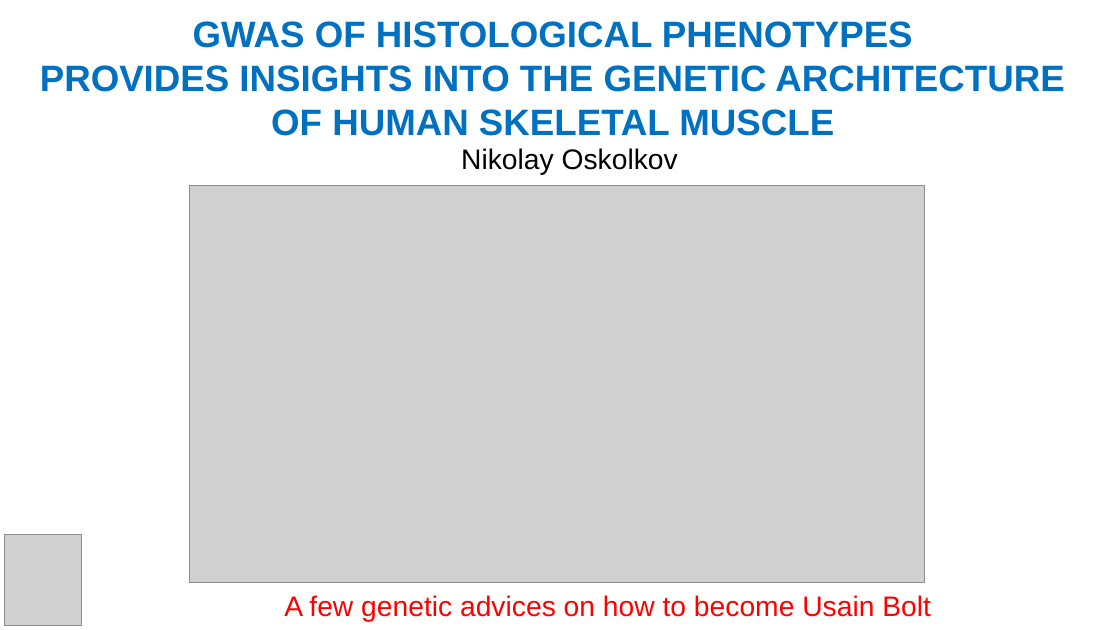
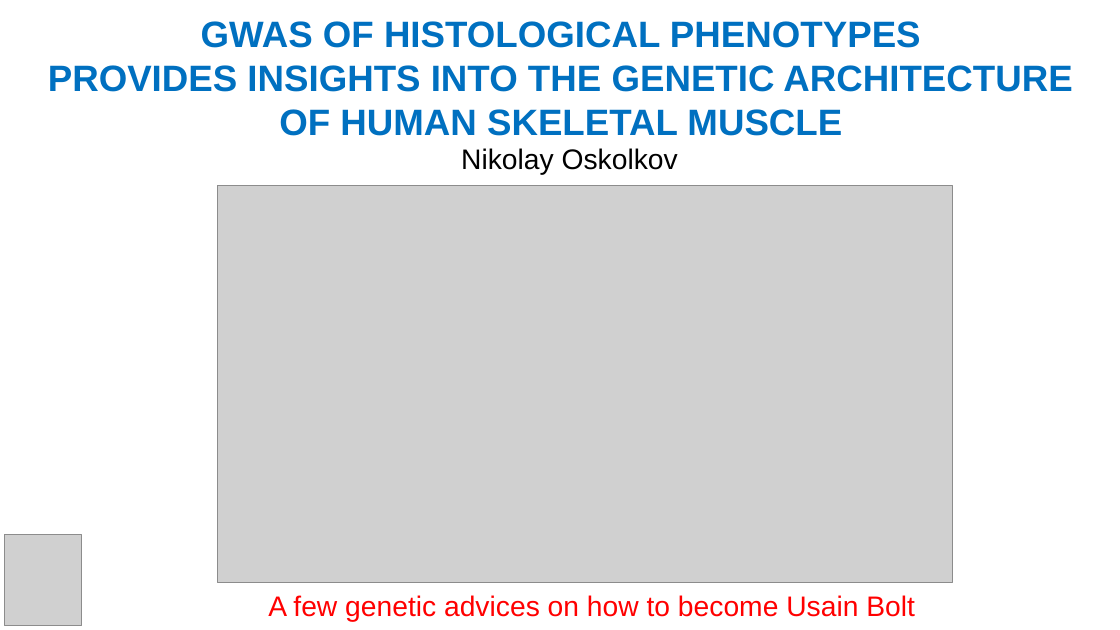
Before and after one commit to NikolayOskolkov/GWAS, a slide deck: slide 3 of slides/Day2/GWAS.pptx. Drawn at 1120x630 pixels with LibreOffice and Linux fonts; fonts in the diff are those of the drawing; grey boxes stand for pictures. Boxes give left, top, right and bottom in pixels: in the first picture for what was removed or moved away, otherwise in the second. Text is boxed around its words. In the diff, an @@ line names an element or a change of style, - is before the commit and + after.

```diff
--- a/slides/Day2/GWAS.pptx
+++ b/slides/Day2/GWAS.pptx
@@ text "GWAS OF HISTOLOGICAL PHENOTYPES PROVIDES ...": place and size @@
-text "GWAS OF HISTOLOGICAL PHENOTYPES PROVIDES ..." at <box>40,21,1064,136</box>
+text "GWAS OF HISTOLOGICAL PHENOTYPES PROVIDES ..." at <box>48,21,1072,136</box>
@@ picture: place and size @@
-picture at <box>189,186,924,583</box>
+picture at <box>217,186,952,583</box>
@@ text "A few genetic advices on ...": place and size @@
-text "A few genetic advices on ..." at <box>284,595,931,622</box>
+text "A few genetic advices on ..." at <box>268,595,915,622</box>
```
Also in this commit, not shown: 5 other slides changed, 4 other files.
